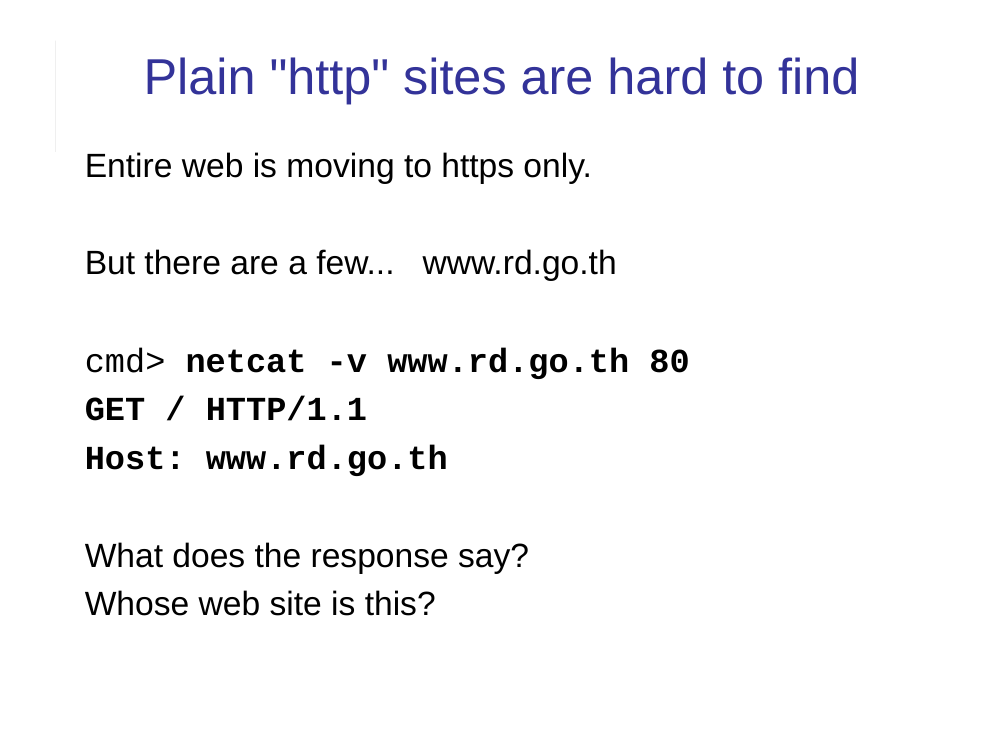
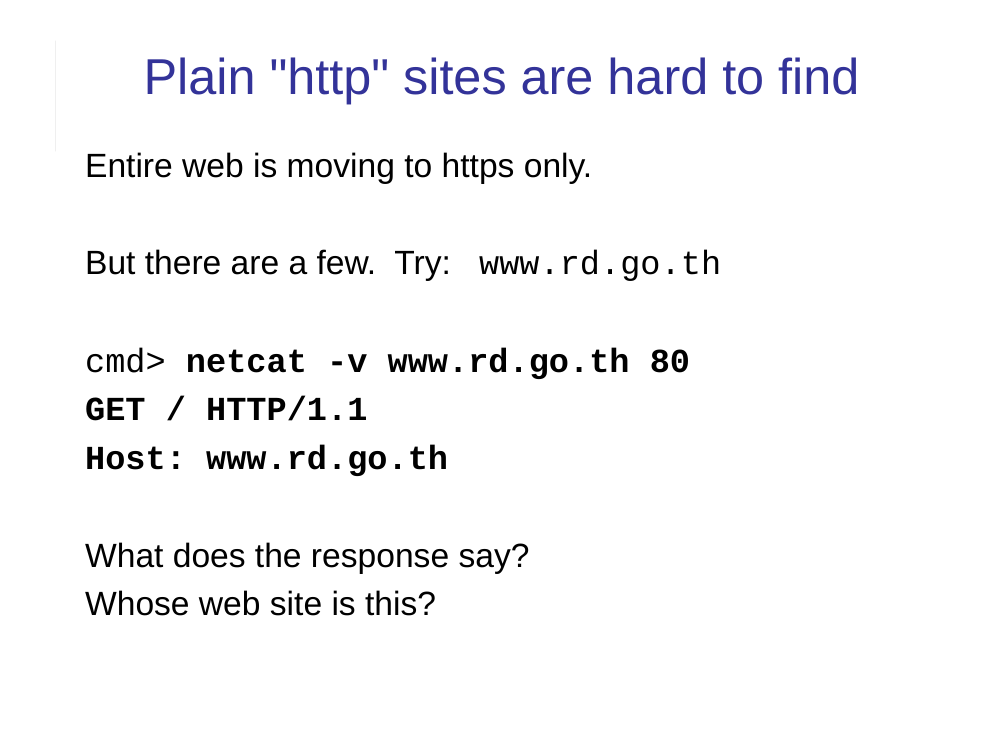
Before and after one commit to cpske/ISP, a slide deck: slide 12 of web/HTTP-in-Action.ppt. Drawn at 1008x756 pixels with LibreOffice and Linux fonts; fonts in the diff are those of the drawing. Boxes give left, top, right and bottom in pixels: in the first picture for what was removed or moved away, otherwise in the second. Text is boxed around its words. In the diff, an @@ line names an element or a change of style, - is before the commit and + after.

Commit message:
fix link in assignment, update slides on HTTP (Tired of explicitly wording assignments!)

```diff
--- a/web/HTTP-in-Action.ppt
+++ b/web/HTTP-in-Action.ppt
@@ text at [85, 249, 721, 281]: text changed @@
-But there are a few... www.rd.go.th
+But there are a few. Try: www.rd.go.th
```
Also in this commit, not shown: 7 other slides changed, 10 other files.
